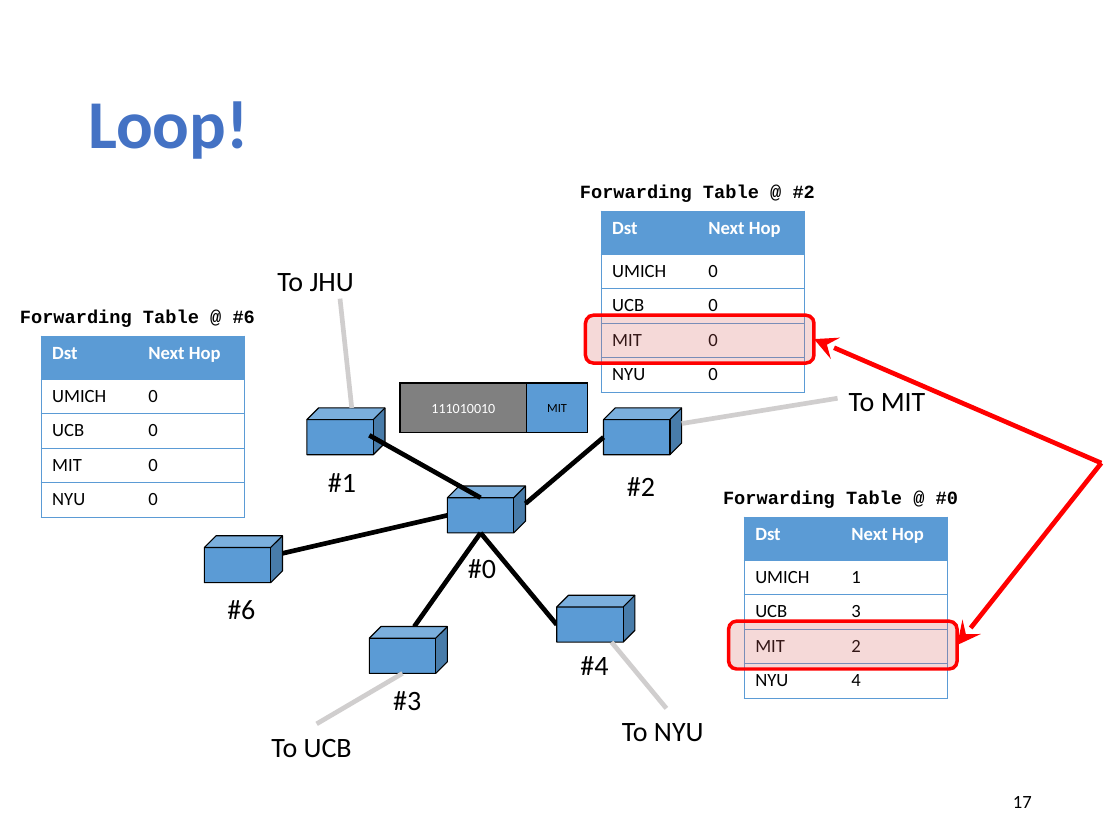
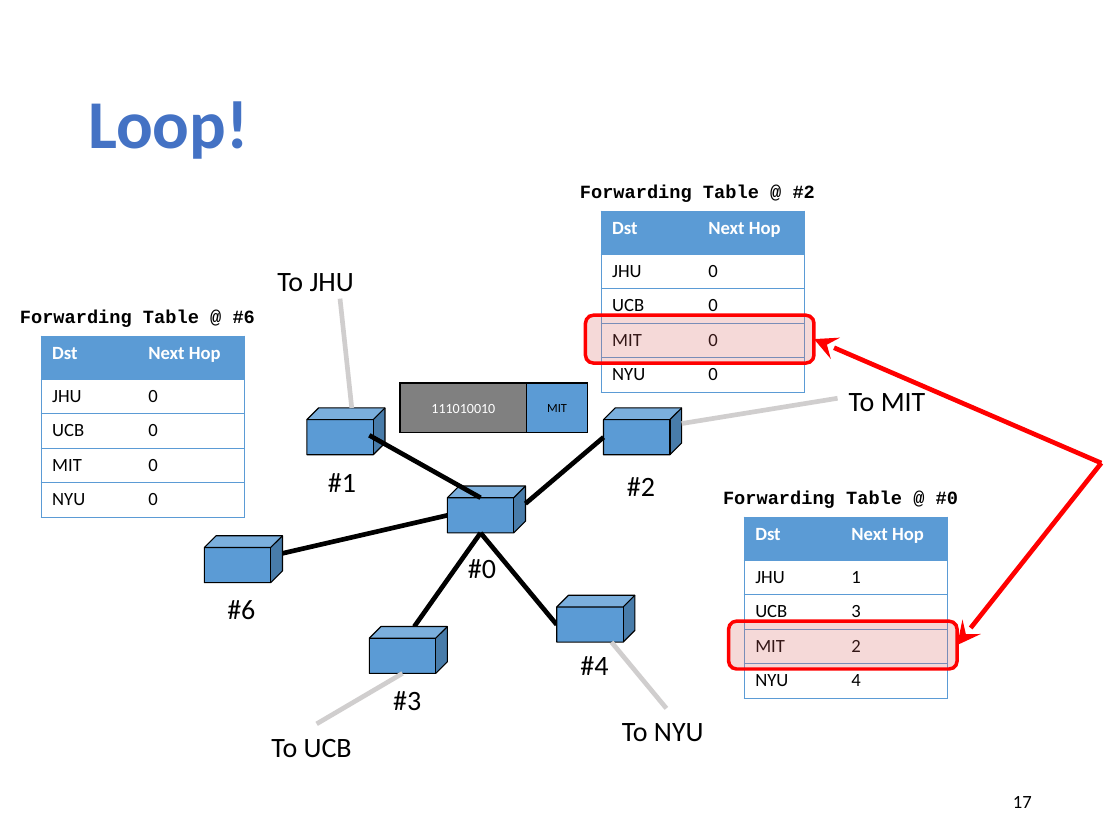
Before and after one commit to xinjin/course-net, a slide deck: slide 17 of slides/lec14_routing.pptx. Drawn at 1120x840 pixels with LibreOffice and Linux fonts; fonts in the diff are those of the drawing. Boxes give left, top, right and bottom in pixels: in the first picture for what was removed or moved away, otherwise in the second. Text is boxed around its words. In the diff, an @@ line names an element or a change of style, - is before the commit and + after.

```diff
--- a/slides/lec14_routing.pptx
+++ b/slides/lec14_routing.pptx
@@ table at [601, 211, 805, 392] @@
-row 2, column 1: UMICH
+row 2, column 1: JHU
@@ table at [41, 336, 245, 517] @@
-row 2, column 1: UMICH
+row 2, column 1: JHU
@@ table at [744, 517, 948, 699] @@
-row 2, column 1: UMICH
+row 2, column 1: JHU
```
Also in this commit, not shown: 2 other slides changed, 2 other files.
